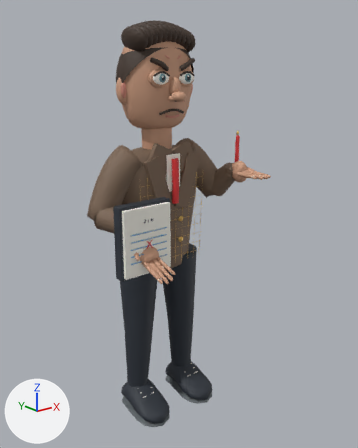
Two versions of the glTF model game/public/assets/characters/bad-teacher.glb, one commit apart.
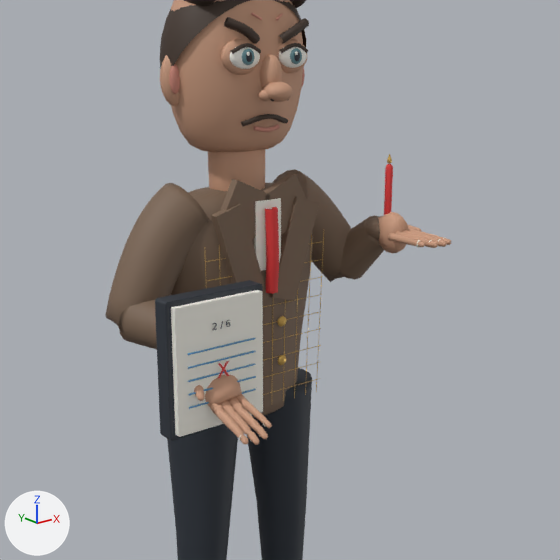
Each version is shown whole from a camera (50 mm lens) standing at (-2.82, -3.86, 3.55) and looking at (0.05, -0.28, 2.12), then close up on the part from 9% to 92% of the width and 11% to 77% of the height. Arrows for +X, +Y and +Z are at lower left; the lights stay in place. The first two pictures are the older version. Where no turn or scale is listed for an object, it has been applied to the vertices. Vertices at exactly the same position are counted once.

Objects in the first close-up: 'bad-teacher / Weighted surfaces'.
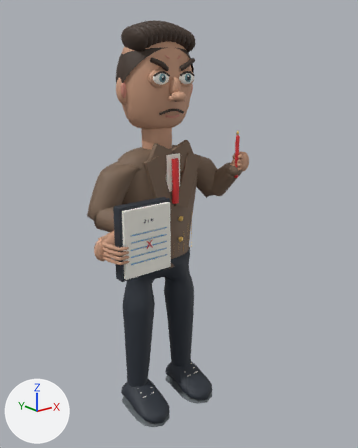
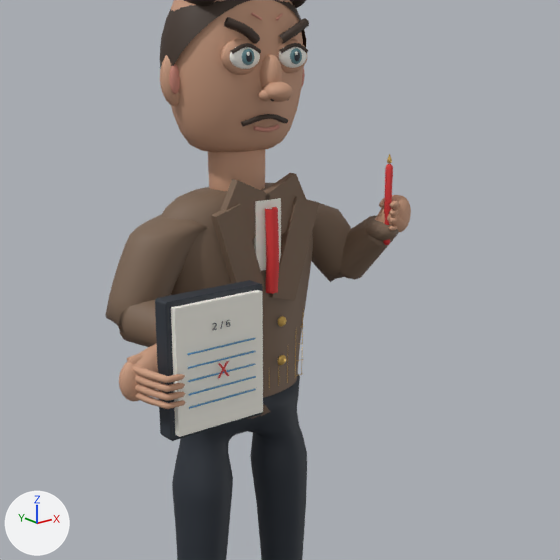
Edits to the bpy script that builds the scene:
```text
Change me_left_continuous_trouser_hip_knee_ankle_005:
    used by ob_bad_teacher___weighted_surfaces; location = (0.0, 0.0, 0.0)
    remove me_left_continuous_trouser_hip_knee_ankle_005.from_pydata(...)  # 15691 vertices, 30508 faces; spans x -0.78..0.86, y -0.81..0.3, z 0.07..3.96
    add me_left_continuous_trouser_hip_knee_ankle_005.from_pydata(...)  # 15100 vertices, 29354 faces; spans x -0.93..0.87, y -0.59..0.3, z 0.07..3.96
    me_left_continuous_trouser_hip_knee_ankle_005 part 1: a new loose piece, a UV sphere (16 segments, 10 rings, poles along z) spanning x -0.928..-0.768, y -0.412..-0.316, z 1.988..2.19, in mat_warm_terracotta_skin (brown #cd9e81)
    me_left_continuous_trouser_hip_knee_ankle_005 part 2: the loose piece of 30 vertices spanning x 0.26..0.29, y -0.25..-0.24, z 1.71..2.62 is scaled about its middle by (0.661, -0.201, 0.907), then moved by (-0.1, 0.04, 0.04)
    me_left_continuous_trouser_hip_knee_ankle_005 part 3: the loose piece of 30 vertices spanning x 0.34..0.37, y -0.25..-0.24, z 1.71..2.62 is scaled about its middle by (0.704, -0.462, 0.907), then moved by (-0.11, 0.06, 0.04)
    me_left_continuous_trouser_hip_knee_ankle_005 part 4: the loose piece of 30 vertices spanning x -0.37..0.37, y -0.24, z 2.16 is multiplied about its middle by the matrix ((0.033, -0.546, -0.977), (0.017, 0.978, -0.546), (1.119, 0.001, 0.037)), then moved by (0.32, 0.09, 0.04)
    me_left_continuous_trouser_hip_knee_ankle_005 part 5: a new loose piece of 190 vertices spanning x -0.88..-0.72, y -0.59..-0.35, z 2.12..2.17, in mat_warm_terracotta_skin (brown #cd9e81)
    me_left_continuous_trouser_hip_knee_ankle_005 part 6: a new loose piece of 190 vertices spanning x -0.88..-0.72, y -0.59..-0.35, z 2.08..2.13, in mat_warm_terracotta_skin (brown #cd9e81)
    me_left_continuous_trouser_hip_knee_ankle_005 part 7: a new loose piece of 190 vertices spanning x -0.88..-0.72, y -0.59..-0.35, z 2.04..2.09, in mat_warm_terracotta_skin (brown #cd9e81)
    me_left_continuous_trouser_hip_knee_ankle_005 part 8: a new loose piece of 190 vertices spanning x -0.88..-0.72, y -0.59..-0.35, z 2.0..2.05, in mat_warm_terracotta_skin (brown #cd9e81)
    me_left_continuous_trouser_hip_knee_ankle_005 part 9: a new loose piece of 190 vertices spanning x 0.69..0.77, y -0.43..-0.37, z 2.7..2.74, in mat_warm_terracotta_skin (brown #cd9e81)
    me_left_continuous_trouser_hip_knee_ankle_005 part 10: a new loose piece of 180 vertices spanning x -0.88..-0.72, y -0.39..-0.33, z 2.14..2.21, in mat_warm_terracotta_skin (brown #cd9e81)
    me_left_continuous_trouser_hip_knee_ankle_005 part 11: a new loose piece of 180 vertices spanning x 0.69..0.81, y -0.39..-0.32, z 2.69..2.76, in mat_warm_terracotta_skin (brown #cd9e81)
    me_left_continuous_trouser_hip_knee_ankle_005 part 12: 17 loose pieces with 2640 vertices, spanning x -0.65..0.79, y -0.81..-0.47, z 1.83..2.6, are deleted
    me_left_continuous_trouser_hip_knee_ankle_005 part 13: 33 vertices moved within x -0.37..0.83, y -0.45..0.13, z 0.11..2.68; 1441 vertices removed from x -0.62..0.86, y -0.6..0.21, z 0.29..2.89; 2034 vertices added at x -0.88..0.87, y -0.43..0.23, z 0.3..2.76
    other edits to the shape of me_left_continuous_trouser_hip_knee_ankle_005 do not show in these pictures
```

Where the change shows, as pixel boxes (x1, y1, x2, y2) in the close-ups (560 x 560 px; the box of a moved part takes in the faces that stretch with it):
'bad-teacher / Weighted surfaces', reshaped
    before: (105, 0, 451, 560)
    after: (105, 0, 411, 560)
part 1 of me_left_continuous_trouser_hip_knee_ankle_005, added (brown)
    after: (119, 361, 139, 401)
part 2 of me_left_continuous_trouser_hip_knee_ankle_005, moved or reshaped
    before: (305, 234, 312, 395)
    after: (287, 357, 288, 383)
part 3 of me_left_continuous_trouser_hip_knee_ankle_005, moved or reshaped
    before: (316, 233, 324, 392)
    after: (295, 346, 296, 371)
part 4 of me_left_continuous_trouser_hip_knee_ankle_005, moved or reshaped
    before: (264, 311, 321, 325)
    after: (301, 319, 303, 375)
part 5 of me_left_continuous_trouser_hip_knee_ankle_005, added (brown)
    after: (133, 365, 185, 383)
part 6 of me_left_continuous_trouser_hip_knee_ankle_005, added
    after: (135, 375, 185, 392)
part 7 of me_left_continuous_trouser_hip_knee_ankle_005, added
    after: (135, 384, 186, 401)
part 8 of me_left_continuous_trouser_hip_knee_ankle_005, added
    after: (135, 392, 186, 409)
part 9 of me_left_continuous_trouser_hip_knee_ankle_005, added
    after: (390, 199, 399, 208)
part 10 of me_left_continuous_trouser_hip_knee_ankle_005, added
    after: (127, 353, 143, 364)
part 11 of me_left_continuous_trouser_hip_knee_ankle_005, added
    after: (379, 195, 399, 208)
part 12 of me_left_continuous_trouser_hip_knee_ankle_005, deleted
    before: (194, 229, 451, 445)
part 13 of me_left_continuous_trouser_hip_knee_ankle_005, moved or reshaped
    before: (126, 169, 422, 560)
    after: (126, 195, 411, 560)
